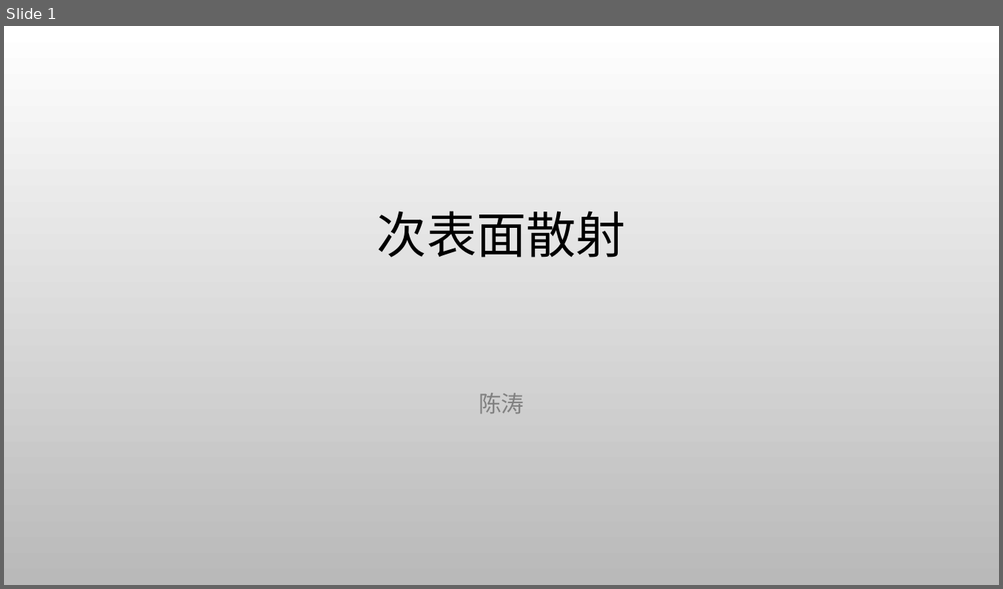
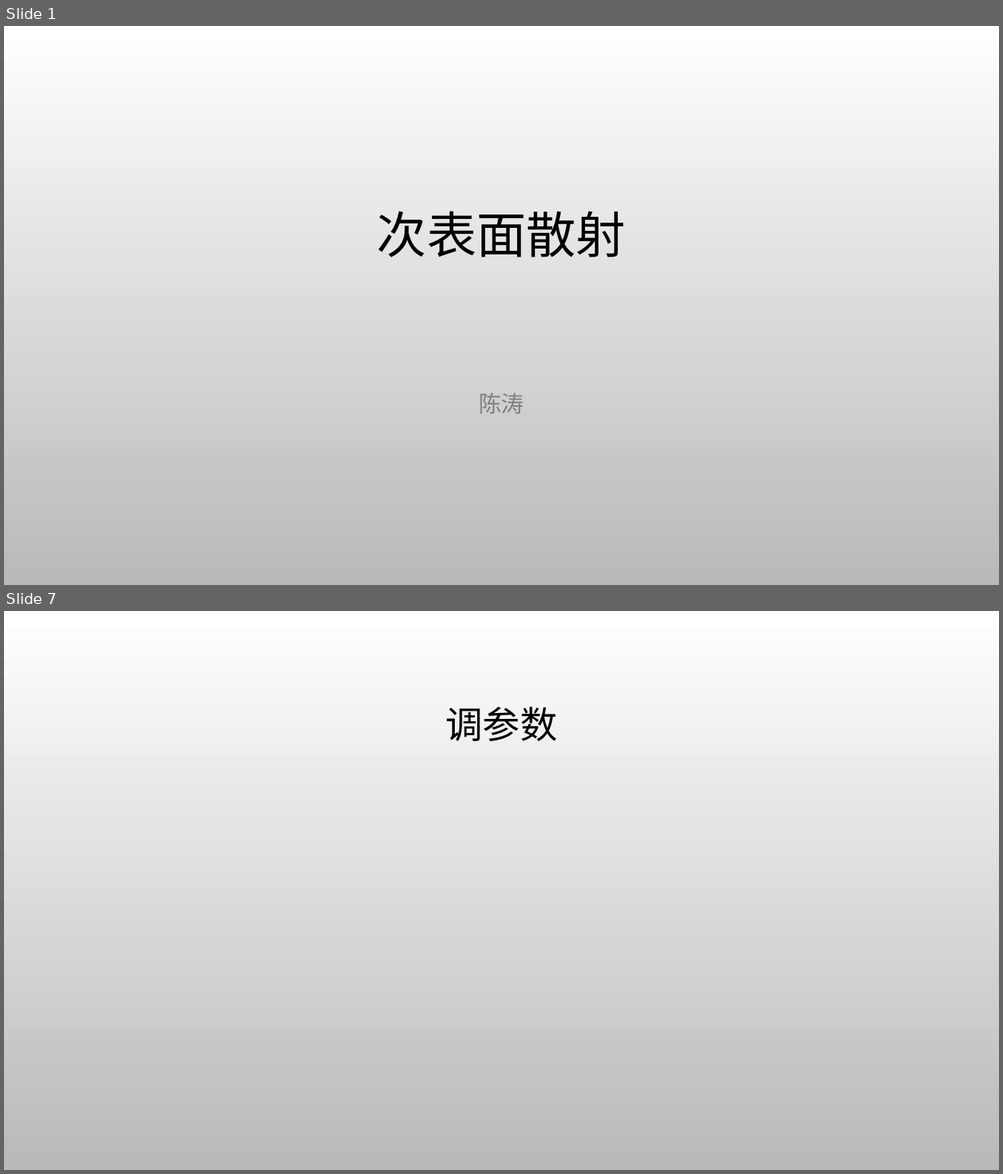
Before and after one commit to thomation/games101, a slide deck: FinalProject/report.pptx. Shown one above the other, each under a label of ours: slide 1 before the commit, slides 1 and 7 after it; the slides between them are not shown. The pictures are 1003x589 and 1003x1174 pixels, drawn with LibreOffice and Linux fonts; fonts in the diff are those of the drawing; background and template pictures are left out. Boxes give left, top, right and bottom in pixels: in the first picture for what was removed or moved away, otherwise in the second. Text is boxed around its words. In the diff, an @@ line names an element or a change of style, - is before the commit and + after.

```diff
--- a/FinalProject/report.pptx
+++ b/FinalProject/report.pptx
@@ slide 7 added at [4, 611, 999, 1170], background picture (left out) @@
@@ title added at [445, 706, 557, 741], 36 pt, text #000000 @@
+调参数
```
Also in this commit, not shown: 3 slides changed, 2 other slides added, 1 slide removed.
